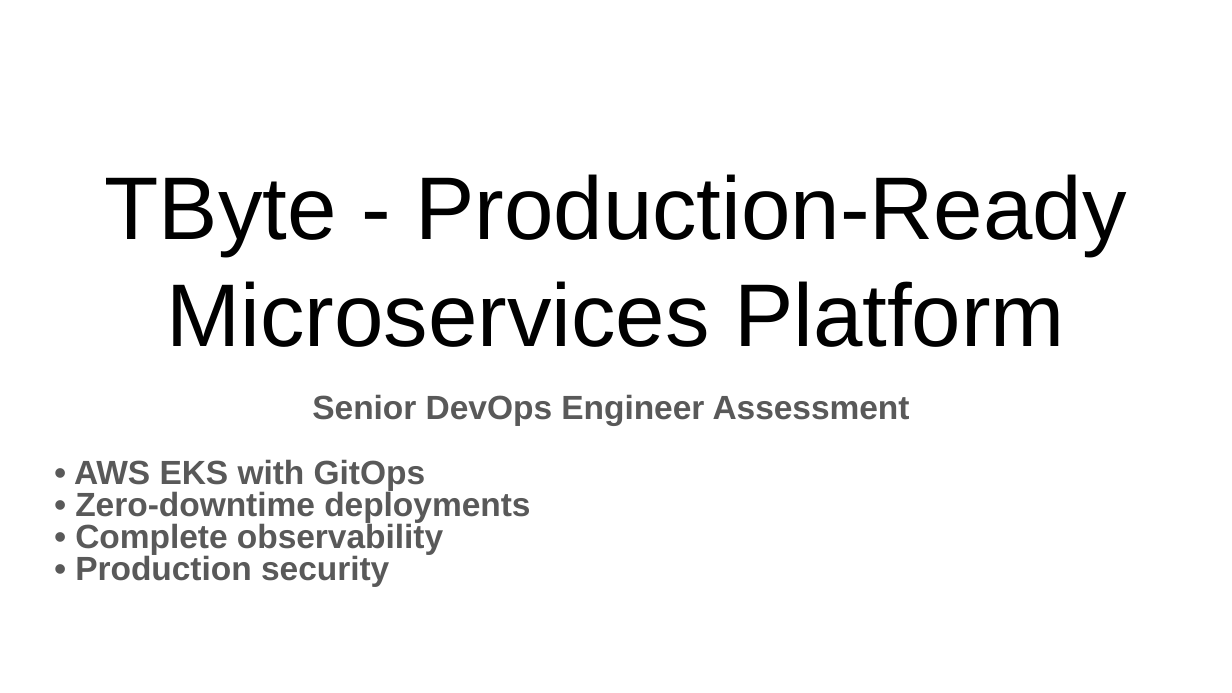
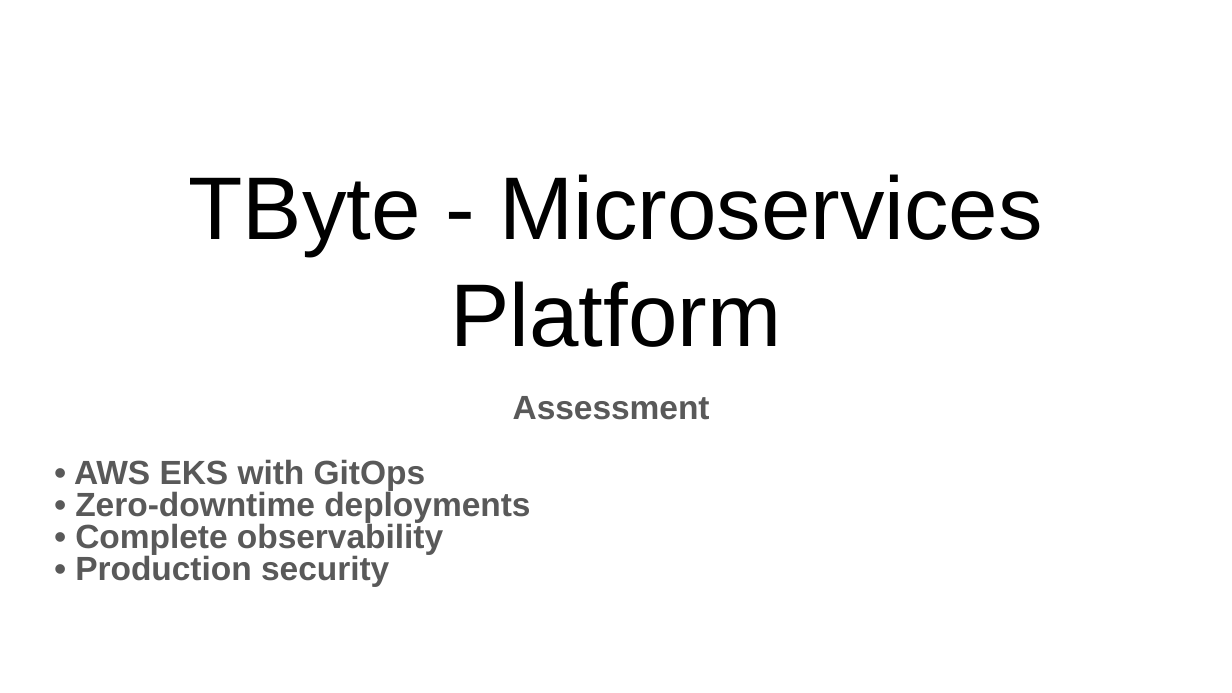
Before and after one commit to chiju/tbyte, a slide deck: slide 1 of docs/presentation.pptx. Drawn at 1232x693 pixels with LibreOffice and Linux fonts; fonts in the diff are those of the drawing. Boxes give left, top, right and bottom in pixels: in the first picture for what was removed or moved away, otherwise in the second. Text is boxed around its words. In the diff, an @@ line names an element or a change of style, - is before the commit and + after.

```diff
--- a/docs/presentation.pptx
+++ b/docs/presentation.pptx
@@ title at (189,174,1042,347): text changed @@
-TByte - Production-Ready Microservices Platform
+TByte - Microservices Platform
@@ subtitle at (513,396,710,420): text changed @@
-Senior DevOps Engineer Assessment
+Assessment
```
Also in this commit, not shown: 5 other slides changed, 1 slide removed.
